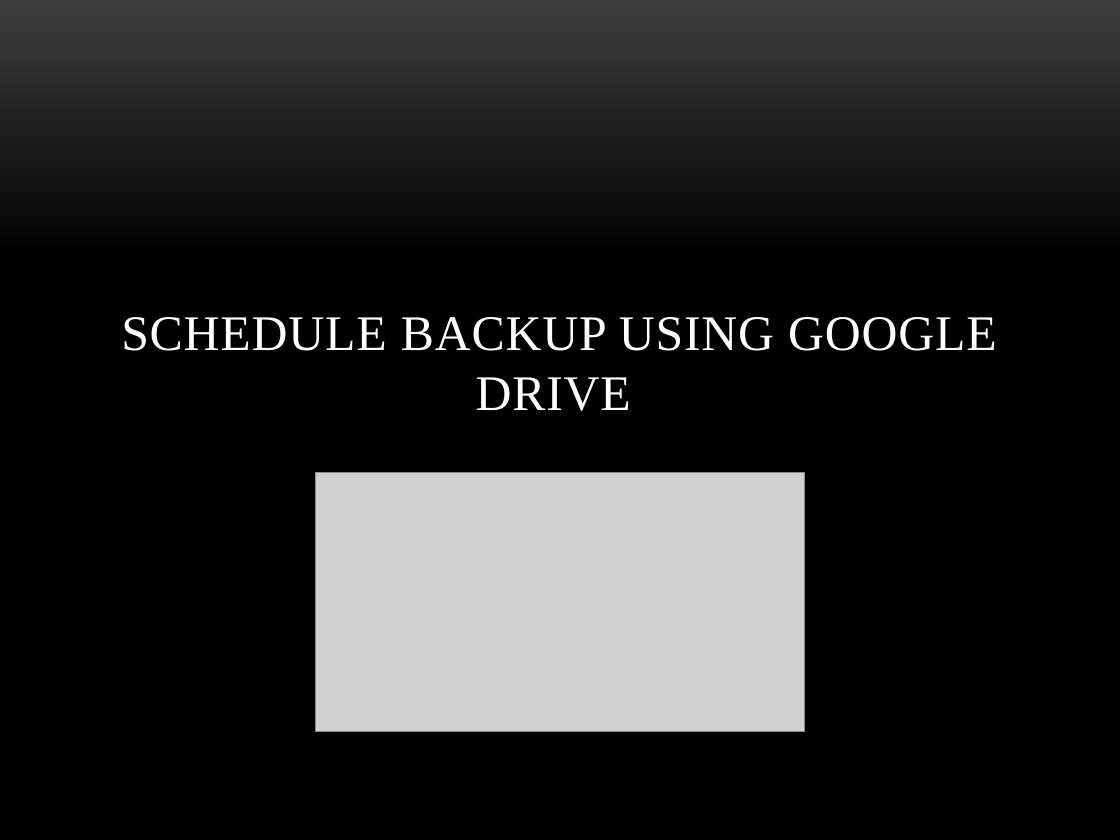
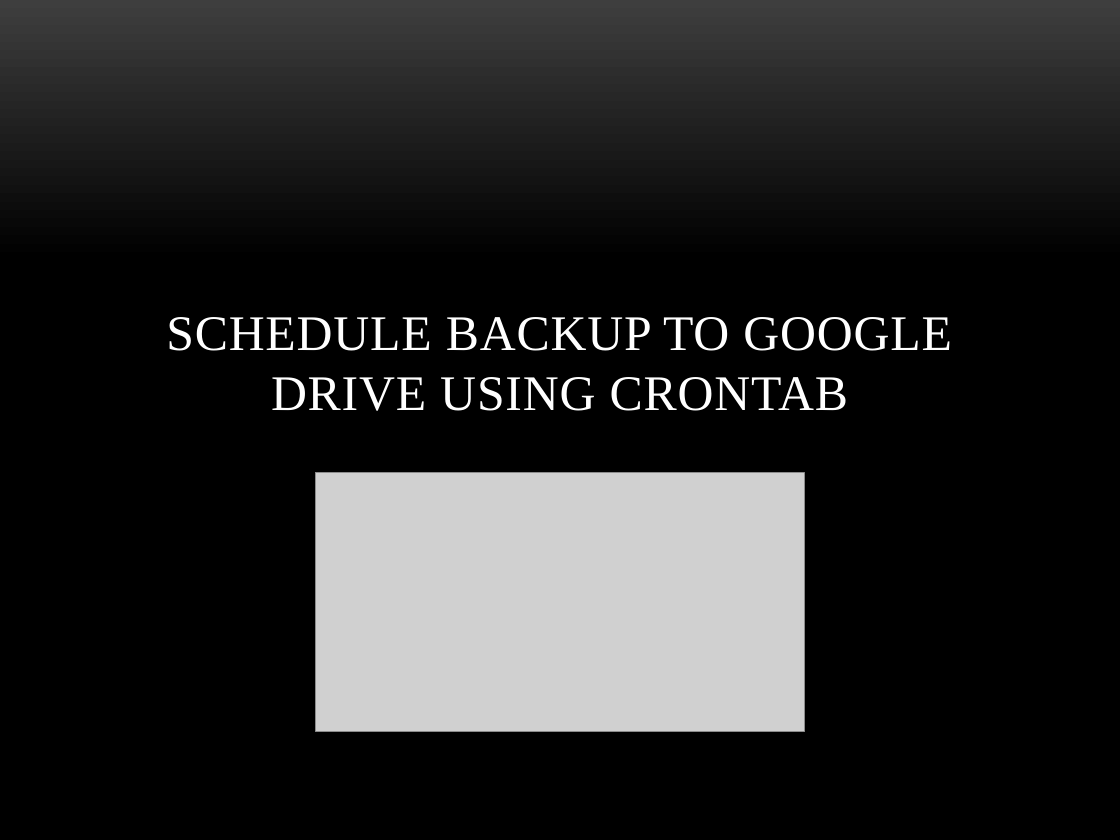
Before and after one commit to Charansiddu/crontab, a slide deck: slide 1 of crontab.pptx. Drawn at 1120x840 pixels with LibreOffice and Linux fonts; fonts in the diff are those of the drawing; grey boxes stand for pictures; background and template pictures are left out. Boxes give left, top, right and bottom in pixels: in the first picture for what was removed or moved away, otherwise in the second. Text is boxed around its words. In the diff, an @@ line names an element or a change of style, - is before the commit and + after.

```diff
--- a/crontab.pptx
+++ b/crontab.pptx
@@ title at bbox=[166, 317, 952, 411]: text changed @@
-SCHEDULE BACKUP USING GOOGLE DRIVE
+SCHEDULE BACKUP TO GOOGLE DRIVE USING CRONTAB
```
Also in this commit, not shown: 5 other slides changed, 1 slide added, 1 slide removed.
